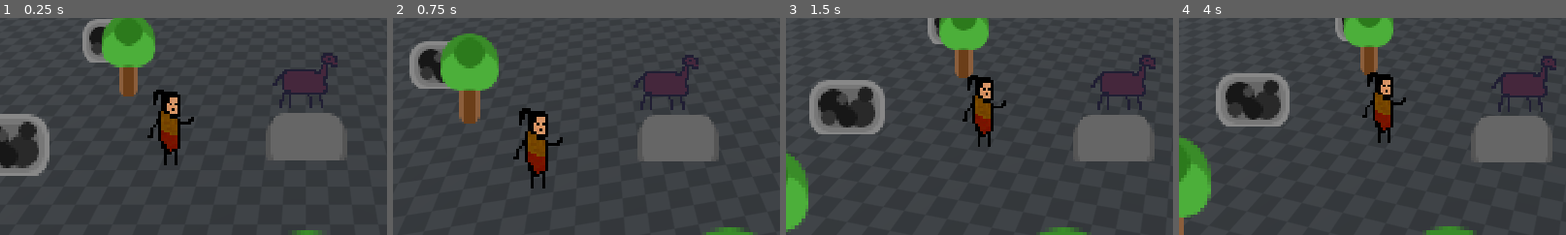
Above: before the commit, frames 1-4 (left to right).
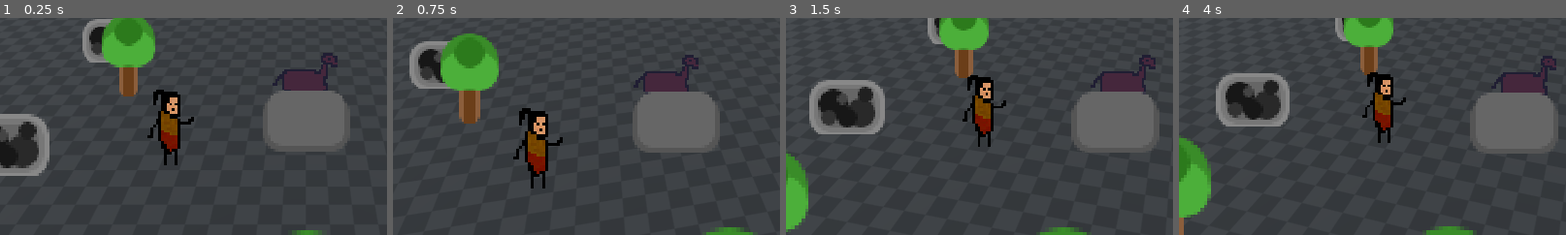
Above: after the commit, the same moments.

Repository: EnesBaytekin/har
Game: Godot game, scene res://scenes/test/test_scene.tscn
Two runs of this game, one before a commit and one after it. Both use one fixed random seed, a clock stepped at 60 frames per second and the inputs below.
Inputs:
- Up to frame 1 (0.25 s): no input
- Up to frame 2 (0.75 s): tap Enter at 0.5 s; tap 8 at 0.6 s
- Up to frame 3 (1.5 s): tap 9 at 0.8, 1.35 s; tap Space at 1.25 s
- Up to frame 4 (4 s): tap 8 at 1.55, 2.1, 3.05 s; tap Enter at 2, 3.5 s; tap 9 at 2.3, 2.85, 3.8 s; tap Space at 2.75 s; tap 0 at 3.6 s
The pictures show only the part of the screen within x 11-61%, y 7-57%; the shares and areas given below are measured in that part.

The runs differ from the first frame. In frame 1, 3.1% of the frame differs, in the area x 67-91%, y 33-66%; in frame 2, 3.3%, in the area x 61-85%, y 33-67%; in frame 3, 3.2%; in frame 4, 3.2%.

Commit message:
fix: edit height of wagon

Diff:
--- a/scenes/camera/camera_pivot.gd
+++ b/scenes/camera/camera_pivot.gd
@@ -21,20 +21,43 @@
 		var key := int(event.keycode)
 		match key:
 			KEY_8:
-				_target_angle -= ROTATION_STEP
+				_target_angle = _normalize_angle(_target_angle - ROTATION_STEP)
 			KEY_9:
-				_target_angle += ROTATION_STEP
+				_target_angle = _normalize_angle(_target_angle + ROTATION_STEP)
 
 func _process(delta: float) -> void:
-	# Smooth dönüş: mevcut açıdan hedef açıya yaklaş
-	var current_angle := rad_to_deg(rotation.y)
-	var new_angle := move_toward(current_angle, _target_angle, rotation_speed * delta)
-	rotation.y = deg_to_rad(new_angle)
+	var current_deg := rad_to_deg(rotation.y)
+
+	# Mevcut açı ile hedef arasındaki KISA farkı bul (-180..180)
+	var diff := _target_angle - current_deg
+	diff = fmod(diff, 360.0)
+	if diff > 180.0:
+		diff -= 360.0
+	elif diff < -180.0:
+		diff += 360.0
+
+	var step := rotation_speed * delta
+	if abs(diff) <= step:
+		# Hedefe vardık, rotation'ı direkt kısa yoldan ayarla
+		rotation.y = deg_to_rad(current_deg + diff)
+		# _target_angle'i de normalize et ki bir daha birikmesin
+		_target_angle = _normalize_angle(_target_angle)
+	else:
+		rotation.y = deg_to_rad(current_deg + sign(diff) * step)
 
 	# Smooth takip
 	var target := _calculate_midpoint()
 	var factor := clampf(follow_speed * delta, 0.0, 1.0)
 	global_position = global_position.lerp(target, factor)
+
+## Açıyı -180..180 aralığına normalize eder.
+func _normalize_angle(deg: float) -> float:
+	deg = fmod(deg, 360.0)
+	if deg > 180.0:
+		deg -= 360.0
+	elif deg < -180.0:
+		deg += 360.0
+	return deg
 
 ## Tüm oyuncuların ortalama pozisyonunu döndürür.
 ## Hiç oyuncu yoksa pivot'un mevcut pozisyonunu korur.
--- a/scenes/test/test_scene.tscn
+++ b/scenes/test/test_scene.tscn
@@ -53,39 +53,39 @@
 [node name="CameraPivot" parent="." unique_id=1389342042 instance=ExtResource("2_c")]
 players = Array[NodePath]([NodePath("../Players/Player1"), NodePath("../Players/Player2")])
 
-[node name="HorseCarriage" parent="." instance=ExtResource("4_h")]
+[node name="HorseCarriage" parent="." unique_id=1930795067 instance=ExtResource("4_h")]
 transform = Transform3D(1, 0, 0, 0, 1, 0, 0, 0, 1, 0, 0, -4)
 
-[node name="Trees" type="Node3D" parent="."]
+[node name="Trees" type="Node3D" parent="." unique_id=1137533249]
 
-[node name="Tree1" parent="Trees" instance=ExtResource("5_t")]
+[node name="Tree1" parent="Trees" unique_id=1387336952 instance=ExtResource("5_t")]
 transform = Transform3D(1, 0, 0, 0, 1, 0, 0, 0, 1, -5.5, 0, 1.5)
 
-[node name="Tree2" parent="Trees" instance=ExtResource("5_t")]
+[node name="Tree2" parent="Trees" unique_id=371984936 instance=ExtResource("5_t")]
 transform = Transform3D(1, 0, 0, 0, 1, 0, 0, 0, 1, 5.5, 0, 1.5)
 
-[node name="Tree3" parent="Trees" instance=ExtResource("5_t")]
+[node name="Tree3" parent="Trees" unique_id=32556794 instance=ExtResource("5_t")]
 transform = Transform3D(1, 0, 0, 0, 1, 0, 0, 0, 1, -5, 0, -5)
 
-[node name="Tree4" parent="Trees" instance=ExtResource("5_t")]
+[node name="Tree4" parent="Trees" unique_id=254658563 instance=ExtResource("5_t")]
 transform = Transform3D(1, 0, 0, 0, 1, 0, 0, 0, 1, 5, 0, -4)
 
-[node name="Tree5" parent="Trees" instance=ExtResource("5_t")]
+[node name="Tree5" parent="Trees" unique_id=1260244674 instance=ExtResource("5_t")]
 transform = Transform3D(1, 0, 0, 0, 1, 0, 0, 0, 1, 0, 0, 2)
 
-[node name="Rocks" type="Node3D" parent="."]
+[node name="Rocks" type="Node3D" parent="." unique_id=472618626]
 
-[node name="Rock1" parent="Rocks" instance=ExtResource("6_r")]
+[node name="Rock1" parent="Rocks" unique_id=224486509 instance=ExtResource("6_r")]
 transform = Transform3D(1, 0, 0, 0, 1, 0, 0, 0, 1, -7, 0, -2)
 
-[node name="Rock2" parent="Rocks" instance=ExtResource("6_r")]
+[node name="Rock2" parent="Rocks" unique_id=1165524960 instance=ExtResource("6_r")]
 transform = Transform3D(1, 0, 0, 0, 1, 0, 0, 0, 1, 7, 0, -2)
 
-[node name="Rock3" parent="Rocks" instance=ExtResource("6_r")]
+[node name="Rock3" parent="Rocks" unique_id=1904685037 instance=ExtResource("6_r")]
 transform = Transform3D(1, 0, 0, 0, 1, 0, 0, 0, 1, -6.5, 0, -7)
 
-[node name="Rock4" parent="Rocks" instance=ExtResource("6_r")]
+[node name="Rock4" parent="Rocks" unique_id=1669369242 instance=ExtResource("6_r")]
 transform = Transform3D(1, 0, 0, 0, 1, 0, 0, 0, 1, 6.5, 0, -7)
 
-[node name="Rock5" parent="Rocks" instance=ExtResource("6_r")]
+[node name="Rock5" parent="Rocks" unique_id=2074462904 instance=ExtResource("6_r")]
 transform = Transform3D(1, 0, 0, 0, 1, 0, 0, 0, 1, 0, 0, 7)
--- a/scenes/wagon/wagon.tscn
+++ b/scenes/wagon/wagon.tscn
@@ -15,7 +15,7 @@
 shape = SubResource("CapsuleShape3D_hjkl")
 
 [node name="Sprite3D" type="Sprite3D" parent="." unique_id=773568303]
-transform = Transform3D(6, 0, 0, 0, 6, 0, 0, 0, 6, 0, 0.4, 0)
+transform = Transform3D(6, 0, 0, 0, 6, 0, 0, 0, 6, -0.001450777, 1.0185492, 0)
 billboard = 1
 texture_filter = 0
 texture = ExtResource("2")
Not shown: 1 places in scenes/test/test_scene.tscn that only renumber resources
Not shown: 1 places in scenes/wagon/wagon.tscn that only renumber resources
